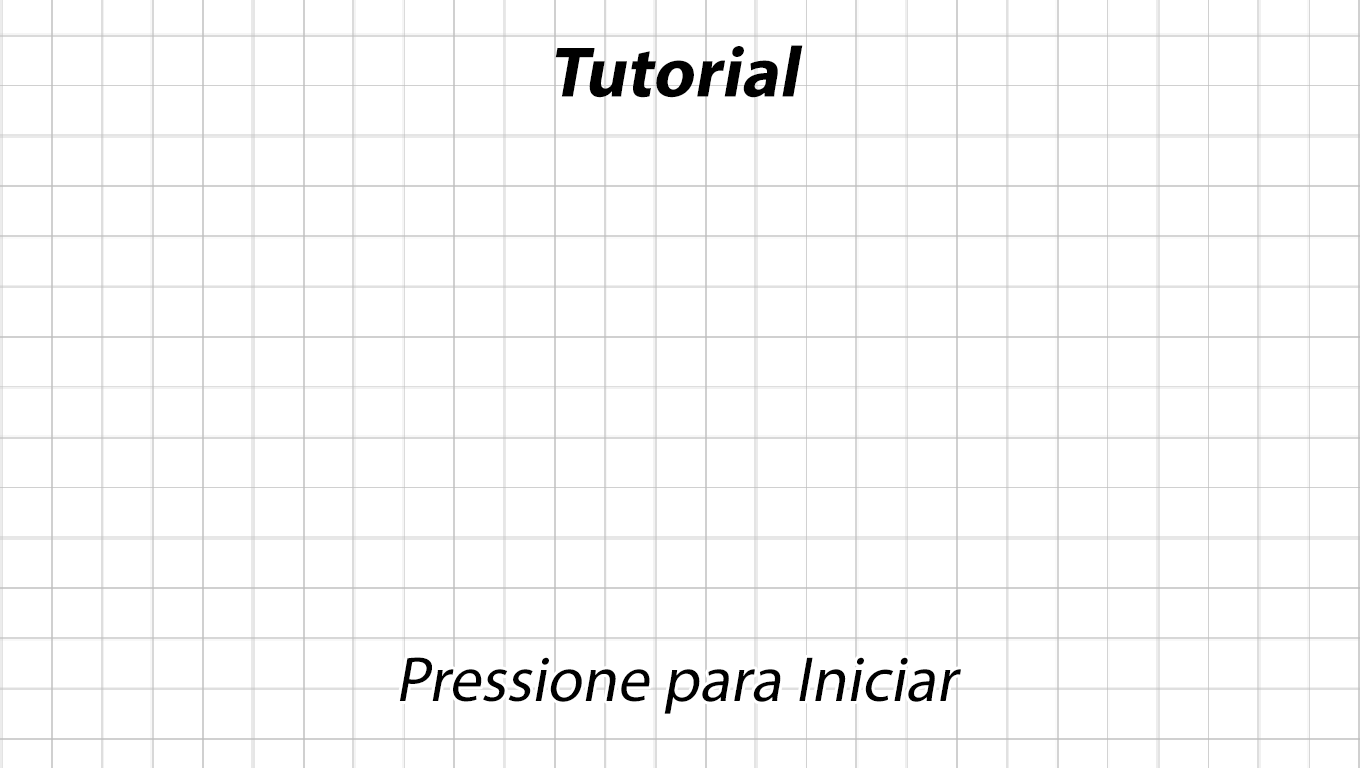
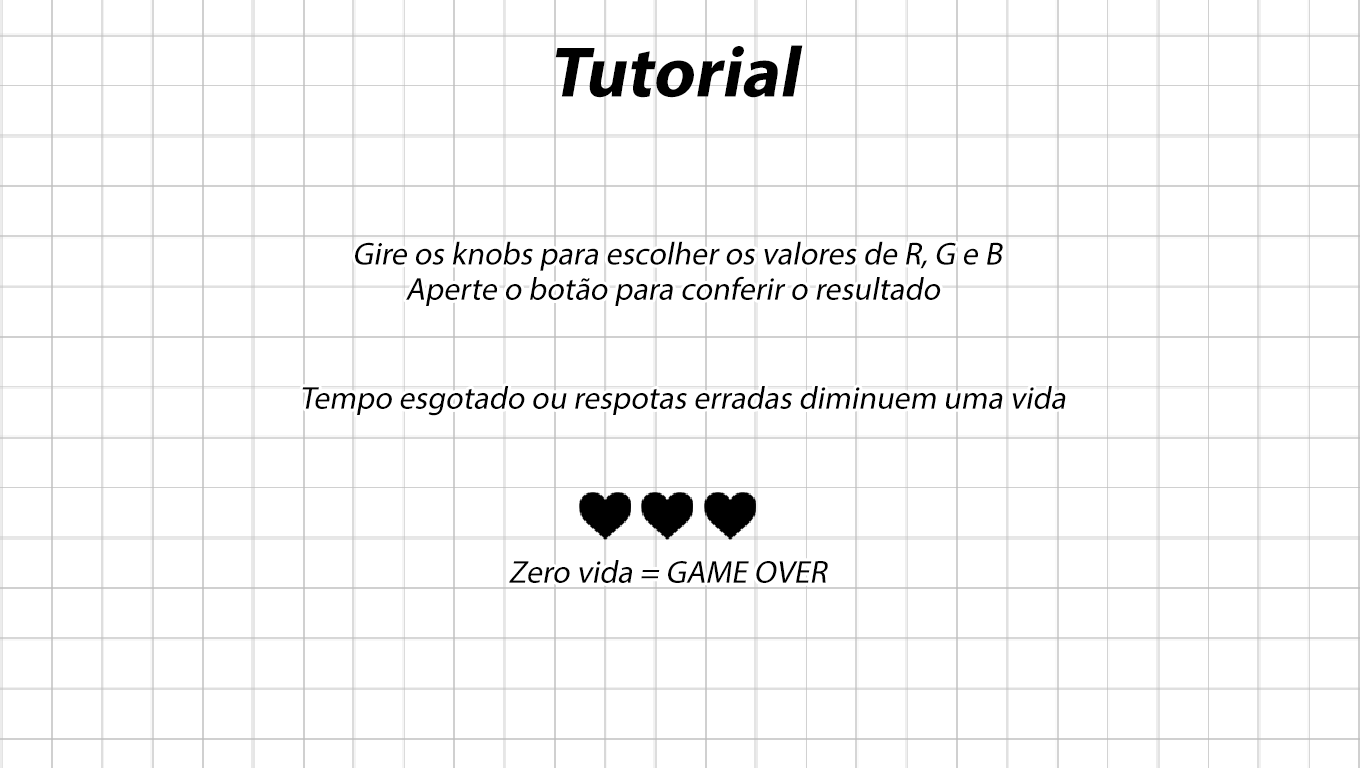
Layered file, before and after one edit (w=1360, h=768). Changes by layer:
hid "Pressione para Iniciar" over [399, 657, 961, 714]
added layer "Gire os knobs para escolher os valores de R, G e B" above "Tempo esgotado ou respotas erradas diminuem uma vida" over [355, 241, 1003, 271]
added layer "Tempo esgotado ou respotas erradas diminuem uma vida" above "Aperte o botão para conferir o resultado" over [302, 386, 1066, 416]
added layer "Aperte o botão para conferir o resultado" above "coracoes" over [406, 276, 941, 306]
added layer "coracoes" above "Zero vida = GAME OVER" over [579, 492, 756, 540]
added layer "Zero vida = GAME OVER" above "Tutorial" over [509, 560, 828, 583]
